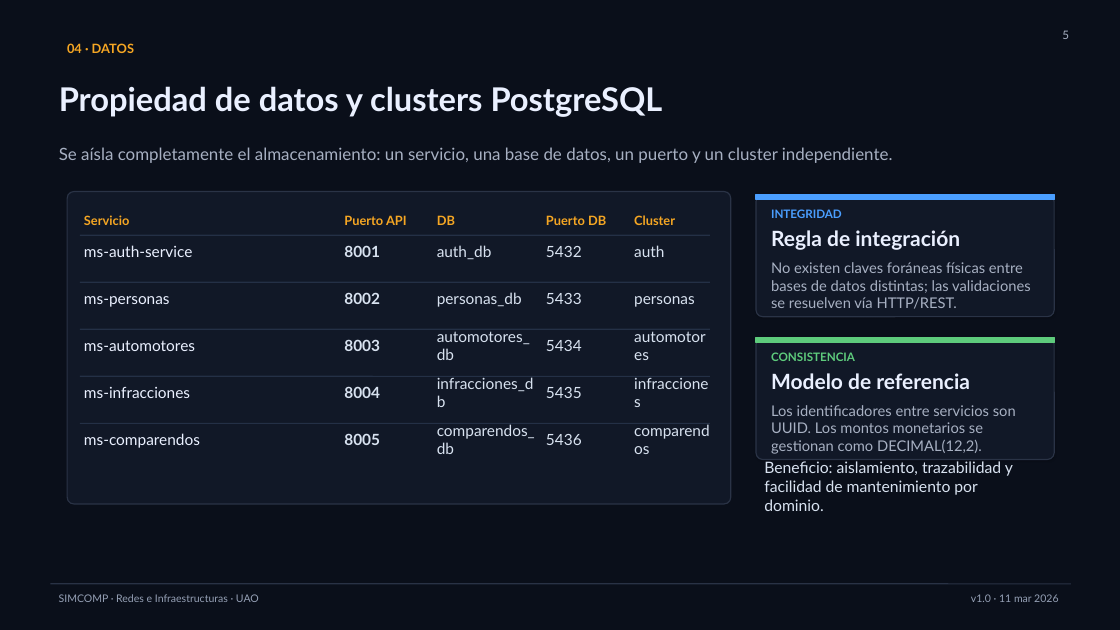
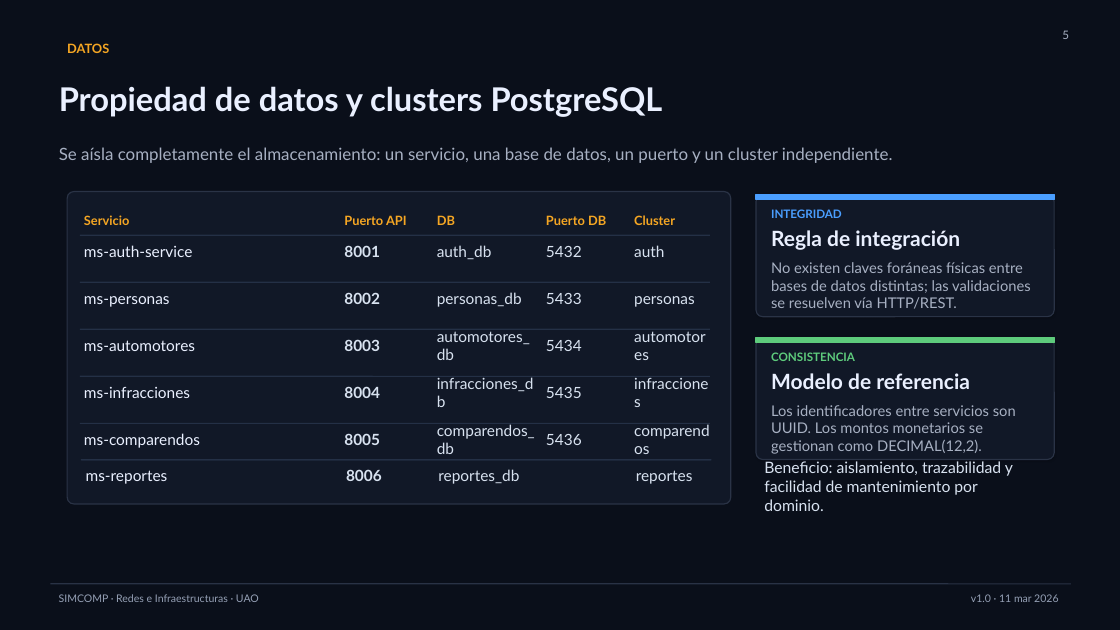
Before and after one commit to driosoft-pro/simcomp, a slide deck: slide 5 of docs/SIMCOMP.pptx. Drawn at 1120x630 pixels with LibreOffice and Linux fonts; fonts in the diff are those of the drawing. Boxes give left, top, right and bottom in pixels: in the first picture for what was removed or moved away, otherwise in the second. Text is boxed around its words. In the diff, an @@ line names an element or a change of style, - is before the commit and + after.

```diff
--- a/docs/SIMCOMP.pptx
+++ b/docs/SIMCOMP.pptx
@@ text at (67, 43, 109, 53): text changed @@
-04 · DATOS
+DATOS
@@ line added from (81, 460) to (711, 460), #243046 1 pt @@
@@ line added from (82, 460) to (712, 460), #243046 1 pt @@
@@ text added at (86, 470, 168, 484), 13.2 pt, text #EAF0FF @@
+ms-reportes
@@ text added at (346, 469, 382, 481), 13.2 pt, text #D8E2F0, bold @@
+8006
@@ text added at (438, 469, 519, 484), 13.2 pt, text #D8E2F0 @@
+reportes_db
@@ text added at (636, 470, 693, 484), 13.2 pt, text #D8E2F0 @@
+reportes
```
Also in this commit, not shown: 9 other slides changed, 15 other files.
